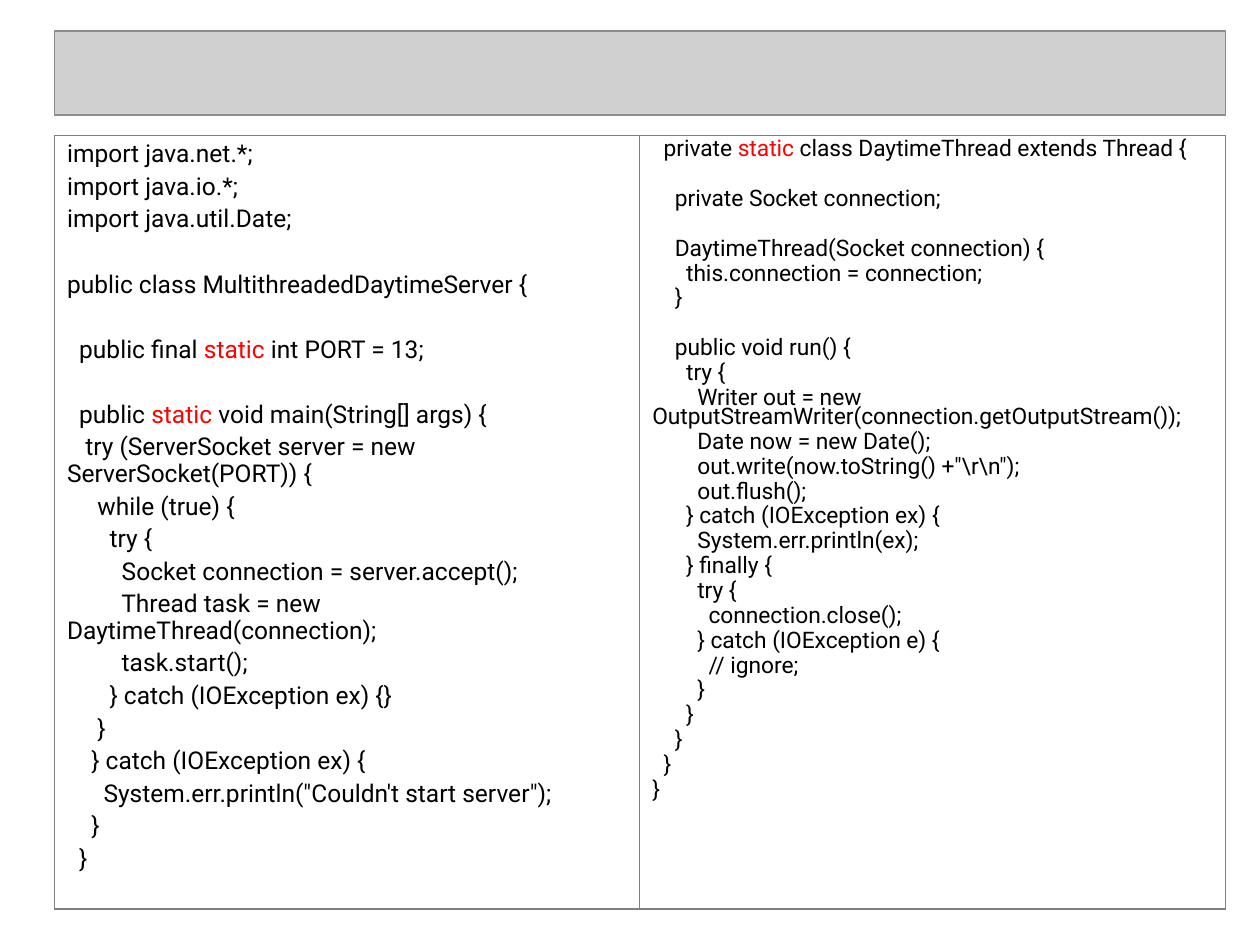
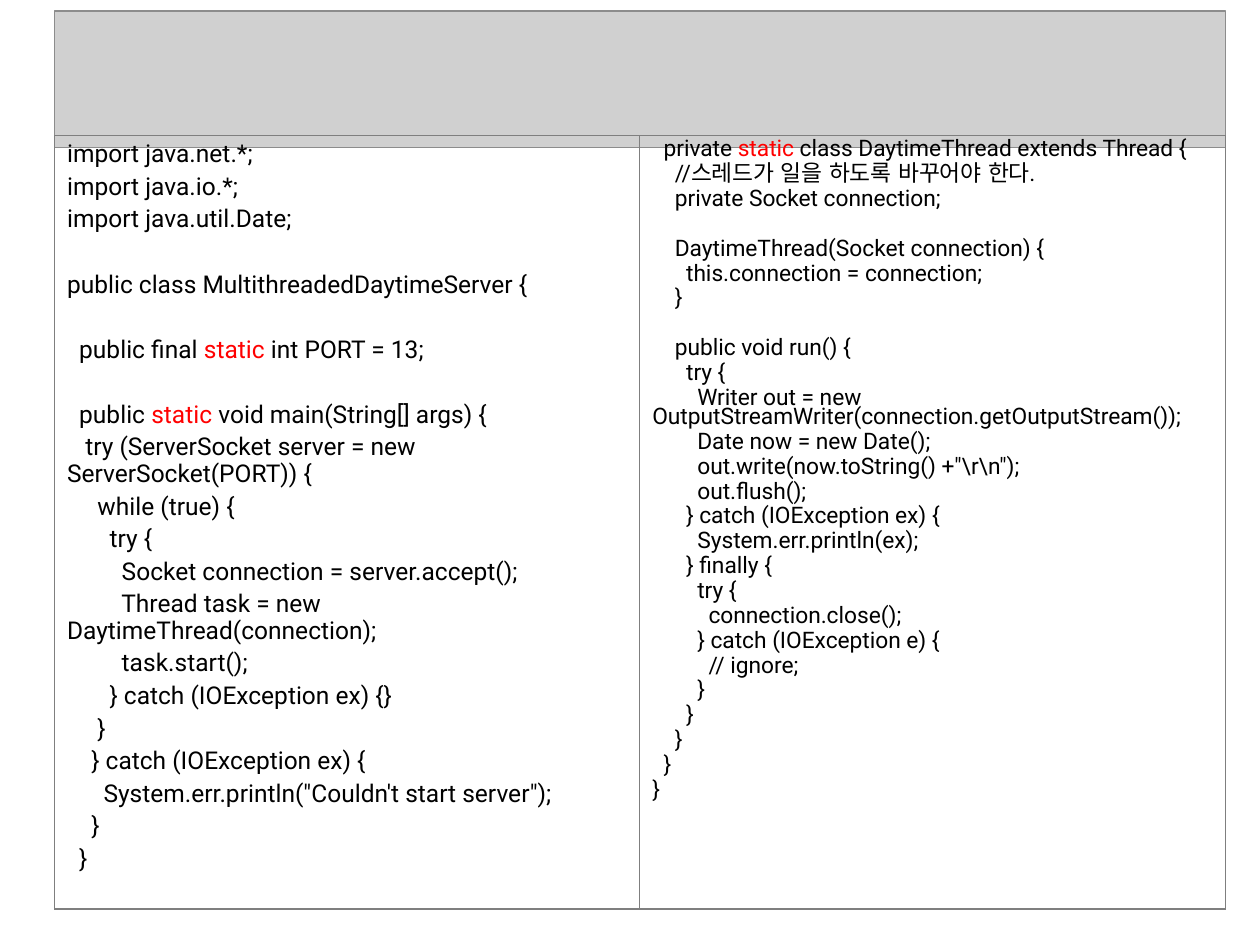
Before and after one commit to seleuchel/javaNetwork, a slide deck: slide 20 of ppt/321_chap09ServerSocket.ppt. Drawn at 1260x945 pixels with LibreOffice and Linux fonts; fonts in the diff are those of the drawing; grey boxes stand for pictures; background and template pictures are left out. Boxes give left, top, right and bottom in pixels: in the first picture for what was removed or moved away, otherwise in the second. Text is boxed around its words. In the diff, an @@ line names an element or a change of style, - is before the commit and + after.

```diff
--- a/ppt/321_chap09ServerSocket.ppt
+++ b/ppt/321_chap09ServerSocket.ppt
@@ picture: place and size @@
-picture at [54,32,1225,116]
+picture at [54,11,1225,149]
@@ text at [675,158,1035,183]: paragraph added @@
+//스레드가 일을 하도록 바꾸어야 한다.
```
Also in this commit, not shown: 2 other slides changed, 2 slides added, 4 other files.
